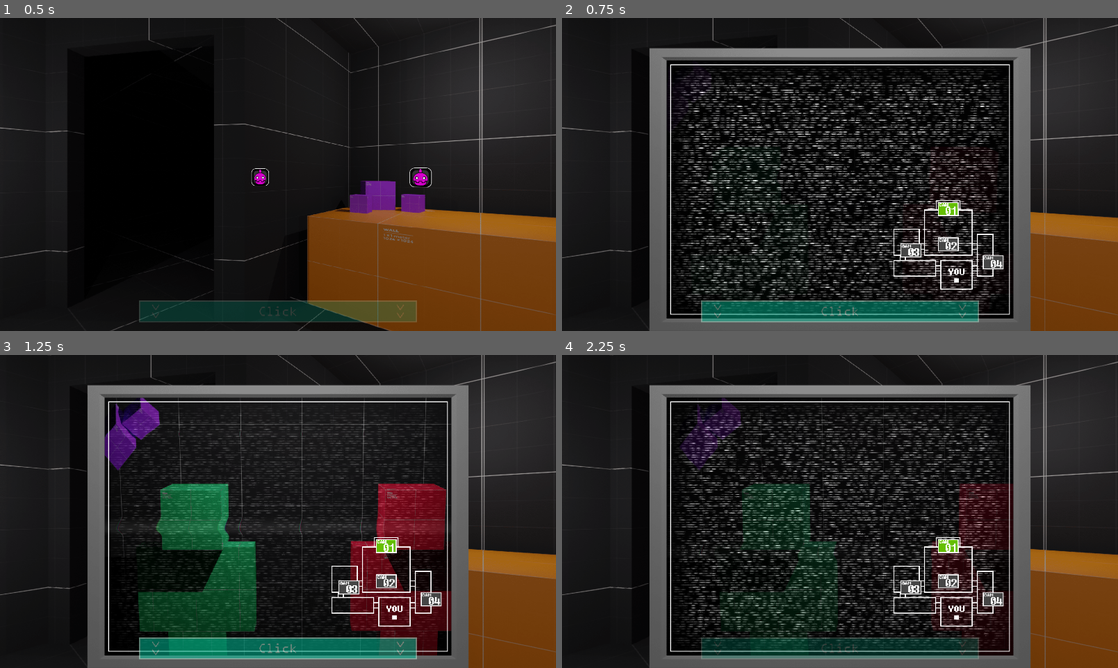
Above: before the commit, frames 1-4 (two rows, left to right).
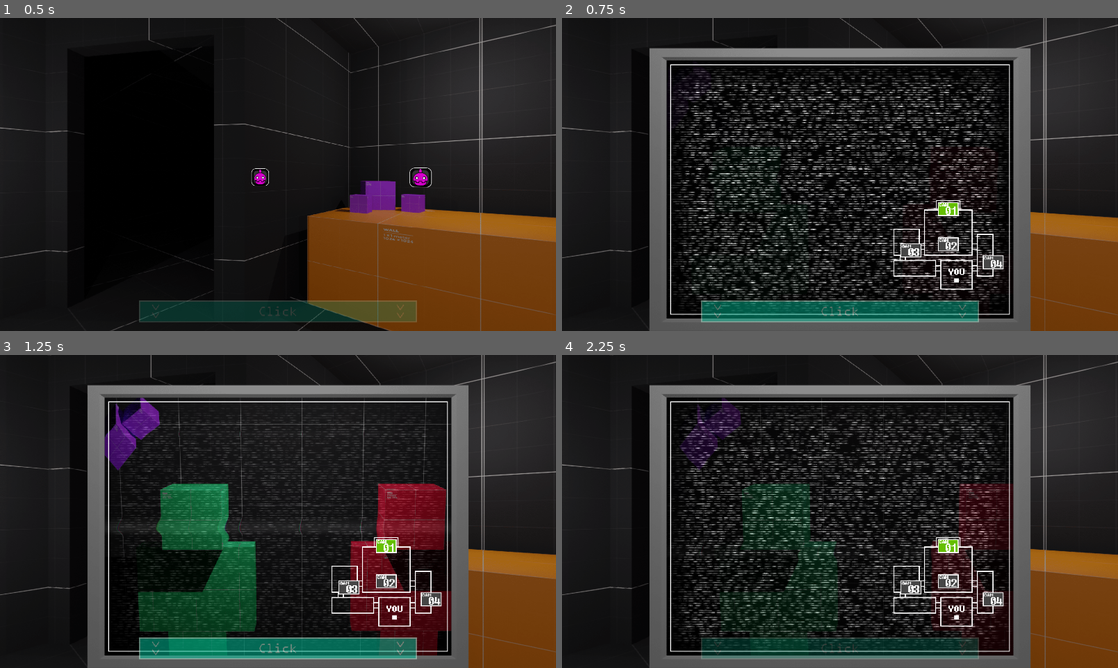
Above: after the commit, the same moments.

Repository: Oplexitie/Cupcakes-Framework
Game: Godot game, scene res://Scenes/Nights/nights.tscn
Two runs of this game, one before a commit and one after it. Both use one fixed random seed, a clock stepped at 60 frames per second and the inputs below.
Inputs (mouse positions are in pixels of both pictures, inside the frame that each line leads up to):
- Up to frame 1 (0.5 s): no input
- Up to frame 2 (0.75 s): click (840, 315) at 0.5 s
- Up to frame 3 (1.25 s): no input
- Up to frame 4 (2.25 s): click (945, 580) at 1.25 s; click (945, 545) at 2 s

Frame 1 is identical in both runs. In frame 2, 14% of the frame differs, in the area x 19-81%, y 15-95%; in frame 3, 2.7%; in frame 4, 12%.

Commit message:
remove space in front of:

Diff:
--- a/AnimationTree/animtree_camera.tres
+++ b/AnimationTree/animtree_camera.tres
@@ -34,4 +34,4 @@
 nodes/StaticState/node = SubResource( 16 )
 nodes/StaticState/position = Vector2( 260, -60 )
 nodes/output/position = Vector2( 680, 80 )
-node_connections = [ "output", 0, "Add2", "Add2", 0, "StaticState", "Add2", 1, "CameraScroll" ]
+node_connections = [ "Add2", 0, "StaticState", "Add2", 1, "CameraScroll", "output", 0, "Add2" ]
--- a/Scenes/Nights/nights.tscn
+++ b/Scenes/Nights/nights.tscn
@@ -368,7 +368,7 @@
 centered = false
 vframes = 4
 region_enabled = true
-region_rect = Rect2( 166.521, 0, 798, 2372 )
+region_rect = Rect2( 56.2885, 0, 798, 2372 )
 
 [node name="room3" type="Sprite" parent="CameraElements/CamRooms"]
 visible = false
@@ -377,7 +377,7 @@
 centered = false
 vframes = 2
 region_enabled = true
-region_rect = Rect2( 12.1454, 0, 798, 1186 )
+region_rect = Rect2( 268, 0, 798, 1186 )
 
 [node name="room4" type="Sprite" parent="CameraElements/CamRooms"]
 visible = false
@@ -386,7 +386,7 @@
 centered = false
 vframes = 2
 region_enabled = true
-region_rect = Rect2( 190.812, 0, 798, 1186 )
+region_rect = Rect2( 122.378, 0, 798, 1186 )
 
 [node name="CamButtons" type="Node2D" parent="CameraElements"]
 z_index = 19
@@ -447,7 +447,7 @@
 modulate = Color( 1, 1, 1, 0.235294 )
 position = Vector2( 361, 147.1 )
 frames = SubResource( 3 )
-frame = 2
+frame = 3
 speed_scale = 5.0
 playing = true
 centered = false
--- a/Scripts/Nights/Camera/cam_manager.gd
+++ b/Scripts/Nights/Camera/cam_manager.gd
@@ -1,10 +1,10 @@
 extends Node2D
 
-var current_feed : int = 0
-var all_feeds : Array = []
-var all_buttons : Array = []
+var current_feed: int = 0
+var all_feeds: Array = []
+var all_buttons: Array = []
 
-onready var animtree : AnimationTree = $AnimationTree
+onready var animtree: AnimationTree = $AnimationTree
 onready var tree_state_machine = animtree["parameters/StaticState/playback"]
 
 func _ready():
@@ -16,7 +16,7 @@
 
 	$CamRooms.update_rooms([0,1,2,3])
 
-func _on_click_cam(to_feed : int):
+func _on_click_cam(to_feed: int):
 	# This handles camera switching, but blocks it when clicking the same camera button
 	if current_feed != to_feed:
 		tree_state_machine.start("static_boot")
--- a/Scripts/Nights/Camera/cam_updater.gd
+++ b/Scripts/Nights/Camera/cam_updater.gd
@@ -2,11 +2,11 @@
 
 # Each room has an array containing all of characters postitions, each index corresponds to a character
 # 0 = Empty ; 1 = Character in Room ; Other = Possible special poses for Characters in Room
-var room_visitors : Array = [[1,1],[0,0],[0,0],[0,0]]
+var room_visitors: Array = [[1,1],[0,0],[0,0],[0,0]]
 
-onready var camera : Node2D = get_parent()
+onready var camera: Node2D = get_parent()
 
-func update_rooms(rooms_to_update : Array):
+func update_rooms(rooms_to_update: Array):
 	# This handles the camera feeds based on the character positions
 	for i in rooms_to_update:
 		match i:
--- a/Scripts/Nights/Office/off_manager.gd
+++ b/Scripts/Nights/Office/off_manager.gd
@@ -1,6 +1,6 @@
 extends Node
 
-onready var off_scroll : Node2D = $Office
+onready var off_scroll: Node2D = $Office
 
 func _on_Area2D_input_event(_viewport, event, _shape_idx):
 	# This is just a test function for the Button Example
--- a/Scripts/Nights/Office/off_scrolling.gd
+++ b/Scripts/Nights/Office/off_scrolling.gd
@@ -1,22 +1,22 @@
 extends Node2D
 
-const SCROLL_SMOOTHING : int = 12 # Lower for smoother scrolling
-const SCROLL_SPEED : float = 0.07 # Lower for faster scrolling
-const SCROLL_CLAMP : int = 650 # Clamps office scrolling on both sides
+const SCROLL_SMOOTHING: int = 12 # Lower for smoother scrolling
+const SCROLL_SPEED: float = 0.07 # Lower for faster scrolling
+const SCROLL_CLAMP: int = 650 # Clamps office scrolling on both sides
 
 # An export made for objects hitboxes that need an offset due to the equirectangular shader
 # Reminder that for each object there needs to be an Array of an Array to work
 # [NodePath, EdgeSpeed_x(int), SpeedClamp_left(int), SizeClamp_right(int)]
-export var item_offsets : Array = []
+export var item_offsets: Array = []
 
-var scroll_area : Dictionary = { "Left": 0, "Right": 0 }
-var can_move : bool = true
-var scroll_amount : float = 0
+var scroll_area: Dictionary = { "Left": 0, "Right": 0 }
+var can_move: bool = true
+var scroll_amount: float = 0
 
 func _ready():
-	var view_size_x : float = get_viewport().size.x
+	var view_size_x: float = get_viewport().size.x
 	# Made to fix a 1 pixel issue at the right of the screen when view_size_x isn't a whole number
-	var border_correcter_x : float = 1/(OS.get_window_size().x/view_size_x)
+	var border_correcter_x: float = 1/(OS.get_window_size().x/view_size_x)
 
 	# This calculates the scroll area on both sides of the screen
 	scroll_area["Left"] = view_size_x / 3
@@ -26,7 +26,7 @@
 		i[0] = get_node(i[0])
 
 func _physics_process(delta):
-	var mouse_position : Vector2 = get_global_mouse_position()
+	var mouse_position: Vector2 = get_global_mouse_position()
 
 	if can_move:
 		# Checks if the mouse is within one of the scroll areas, and scrolls if it is
@@ -41,7 +41,7 @@
 	position.x = lerp(position.x, scroll_amount, SCROLL_SMOOTHING * delta)
 	apply_offset(scroll_amount, delta)
 
-func apply_offset(scroll_modifier : float, delta : float):
+func apply_offset(scroll_modifier: float, delta: float):
 	# Modifies the buttons collision postion, makes it so the button is pressable with the shader
 	for i in item_offsets:
 		i[0].position.x = clamp((position.x - i[1] + i[0].position.x/2) + scroll_modifier * delta, i[2], i[3])
--- a/Scripts/Nights/chara_ai.gd
+++ b/Scripts/Nights/chara_ai.gd
@@ -1,16 +1,16 @@
 extends Node2D
 
-export var cam_feed_path : NodePath
+export var cam_feed_path: NodePath
 
-var char_levels : Array = [20,20]		# Character difficulty levels [character1,character2]
-var char_pos : Array = [0,0]	# Character positions [character1,character2]
+var char_levels: Array = [20,20]		# Character difficulty levels [character1,character2]
+var char_pos: Array = [0,0]	# Character positions [character1,character2]
 
 onready var cam_feed = get_node(cam_feed_path)
 
 func _ready():
 	randomize()
 
-func update_ai_pos(character : int):
+func update_ai_pos(character: int):
 	# This function updates the characters position based on the 'char_pos' value
 	match character:
 		0:
@@ -36,7 +36,7 @@
 					char_pos[1] = 0
 					update_ai_pos(1)
 
-func ai_move(from_room : int, to_room : int, character : int, checknextroom : bool = false, newstate : int = 1):
+func ai_move(from_room: int, to_room: int, character: int, checknextroom: bool = false, newstate: int = 1):
 	# (1) This function handles character movement from one room to another or changing the
 	# characters state in a room (handled by newstate).
 	# (2) You can also have the character check the next room it's going to, to see if it's empty,
@@ -52,7 +52,7 @@
 
 	cam_feed.update_rooms([from_room,to_room])
 
-func _char_timer_timeout(character : int):
+func _char_timer_timeout(character: int):
 	# Triggers when one of the character timers is done, and handles character movement/difficutly
 	if char_levels[character] >= randi()%20+1:
 		char_pos[character] +=1
--- a/Scripts/Nights/tablet_manager.gd
+++ b/Scripts/Nights/tablet_manager.gd
@@ -1,14 +1,14 @@
 extends Node2D
 # warning-ignore-all:return_value_discarded
 
-export var off_scroll_path : NodePath
-export var camera_path : NodePath
+export var off_scroll_path: NodePath
+export var camera_path: NodePath
 
 var is_tablet_up : bool = false
 
-onready var tablet_button : TextureButton = $TabletButton/Button
-onready var tablet_sprite : AnimatedSprite = $TabletSprite
-onready var tweener : Tween = $Tween
+onready var tablet_button: TextureButton = $TabletButton/Button
+onready var tablet_sprite: AnimatedSprite = $TabletSprite
+onready var tweener: Tween = $Tween
 onready var off_scroll = get_node(off_scroll_path)
 onready var camera = get_node(camera_path)
 
--- a/Shaders/crt_wave.gdshader
+++ b/Shaders/crt_wave.gdshader
@@ -1,11 +1,11 @@
 shader_type canvas_item;
 
 uniform float roll_speed = 8.0;
-uniform float roll_size : hint_range(0.0, 100.0) = 15.0;
-uniform float roll_variation : hint_range(0.1, 5.0) = 1.8;
-uniform float distort_intensity : hint_range(0.0, 0.2) = 0.05;
+uniform float roll_size: hint_range(0.0, 100.0) = 15.0;
+uniform float roll_variation: hint_range(0.1, 5.0) = 1.8;
+uniform float distort_intensity: hint_range(0.0, 0.2) = 0.05;
 
-uniform float noise_opacity : hint_range(0.0, 1.0) = 0.4;
+uniform float noise_opacity: hint_range(0.0, 1.0) = 0.4;
 
 void fragment()
 {
